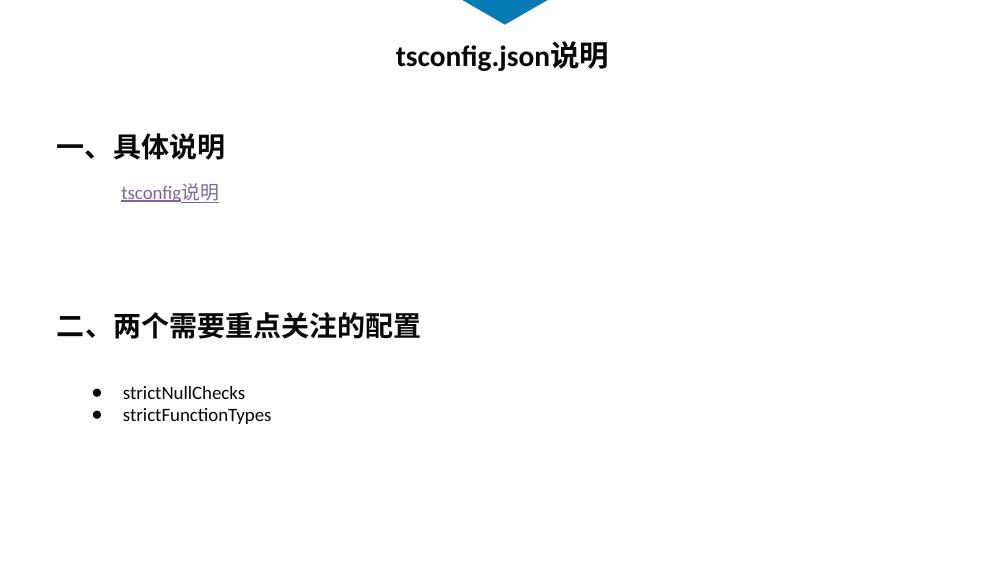
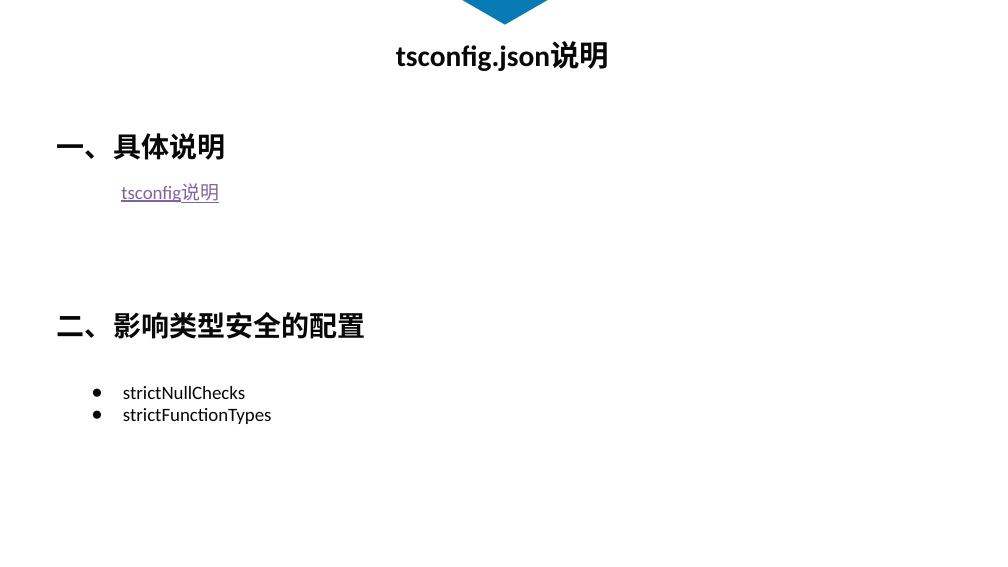
Before and after one commit to touchpillow/ts-demo, a slide deck: slide 7 of ts-分享.pptx. Drawn at 1008x567 pixels with LibreOffice and Linux fonts; fonts in the diff are those of the drawing. Boxes give left, top, right and bottom in pixels: in the first picture for what was removed or moved away, otherwise in the second. Text is boxed around its words. In the diff, an @@ line names an element or a change of style, - is before the commit and + after.

```diff
--- a/ts-分享.pptx
+++ b/ts-分享.pptx
@@ text at bbox=[57, 312, 365, 339]: text changed @@
-二、两个需要重点关注的配置
+二、影响类型安全的配置
```
Also in this commit, not shown: 2 other slides changed, 2 slides added, 2 slides removed, 4 other files.
